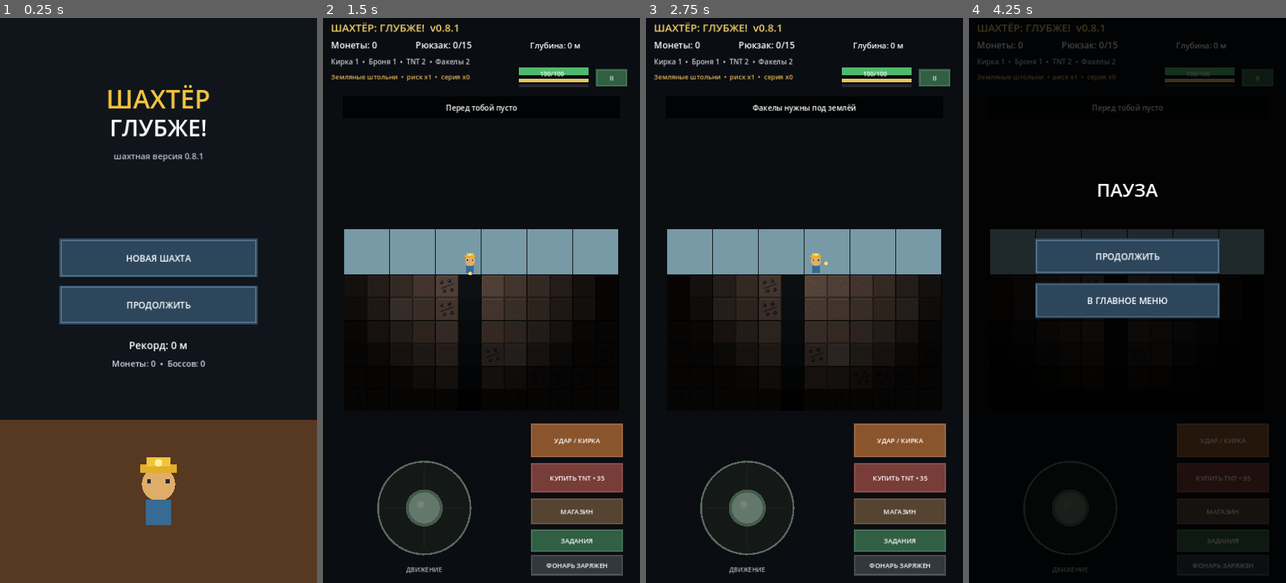
Above: before the commit, frames 1-4 (left to right).
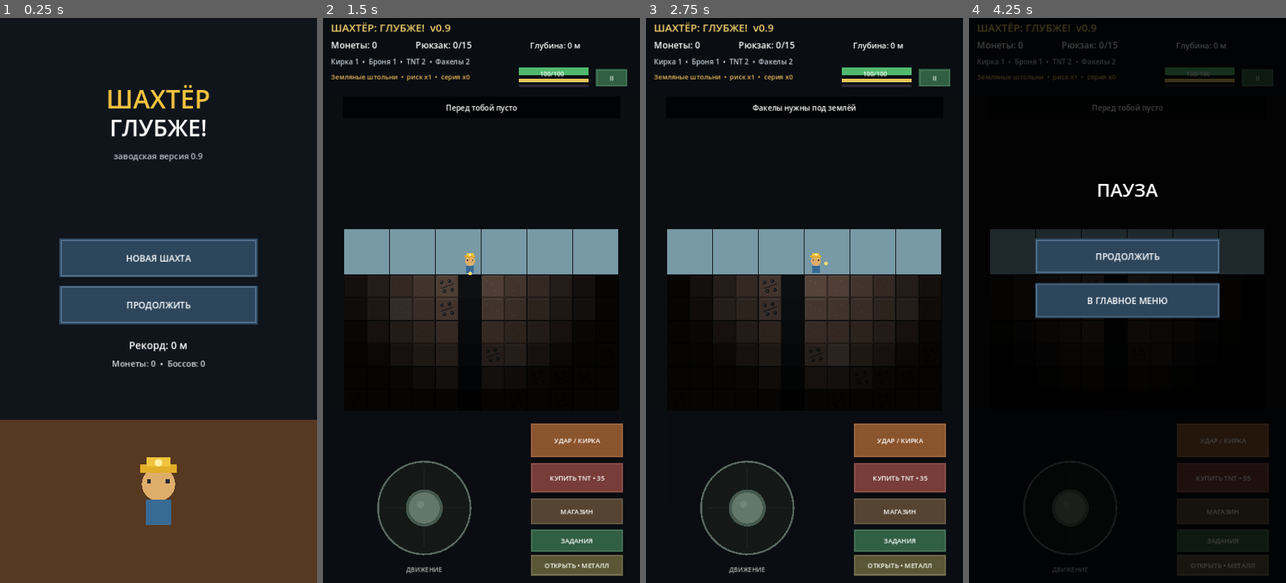
Above: after the commit, the same moments.

Repository: geodenix/miner-deeper
Game: Godot game, scene res://Main.tscn
The game is run twice, just before and just after one commit, with the same random seed, the same clock (stepped at 60 frames per second) and the same inputs.
Inputs (mouse positions are in pixels of both pictures, inside the frame that each line leads up to):
- Up to frame 1 (0.25 s): no input
- Up to frame 2 (1.5 s): tap Enter at 0.5 s; move the mouse to (551, 272) at 0.52 s; hold D 0.53-1.25 s; tap R at 0.6 s; click (551, 272) at 0.67 s; tap Space at 0.77, 1.25 s; drag from (418, 328) to (465, 413) at 1.27 s
- Up to frame 3 (2.75 s): tap Enter at 2 s; move the mouse to (836, 176) at 2.02 s; hold D from 2.03 s (still down); tap F at 2.1 s; click (836, 176) at 2.17 s; tap R at 2.3 s
- Up to frame 4 (4.25 s): release D at 2.75 s; tap Space at 2.75, 3.77 s; drag from (1111, 413) to (1032, 215) at 2.77 s; tap Enter at 3.5 s; move the mouse to (1222, 385) at 3.52 s; hold A from 3.53 s (still down); tap R at 3.6 s; click (1222, 385) at 3.67 s; tap Escape at 4.15 s

The runs differ from the first frame. In frame 1, 0.2% of the frame differs, in the area x 35-64%, y 23-26%; in frame 2, 1.1%, in the area x 38-95%, y 1-99%; in frame 3, 1.1%; in frame 4, less than 0.1%.

Commit message:
Add surface factories and mineral processing economy

Diff:
--- a/game/main.gd
+++ b/game/main.gd
@@ -18,7 +18,37 @@
 const JOYSTICK_INITIAL_REPEAT: float = 0.30
 const JOYSTICK_REPEAT: float = 0.18
 
-enum GameState { MENU, PLAY, SHOP, QUESTS, PAUSE, GAME_OVER }
+enum GameState { MENU, PLAY, SHOP, QUESTS, FACTORY, PAUSE, GAME_OVER }
+
+const FACTORIES: Array = [
+	{
+		"name":"УГОЛЬНАЯ ТЭЦ",
+		"short":"ТЭЦ",
+		"x":1,
+		"accepted":["coal"],
+		"prices":{"coal":8},
+		"base_seconds":12.0,
+		"seconds_per_unit":2.0
+	},
+	{
+		"name":"МЕТАЛЛУРГИЧЕСКИЙ ЗАВОД",
+		"short":"МЕТАЛЛ",
+		"x":6,
+		"accepted":["iron"],
+		"prices":{"iron":22},
+		"base_seconds":18.0,
+		"seconds_per_unit":3.0
+	},
+	{
+		"name":"ОБОГАТИТЕЛЬНЫЙ КОМБИНАТ",
+		"short":"КОМБИНАТ",
+		"x":10,
+		"accepted":["gold","diamond","ruby"],
+		"prices":{"gold":65,"diamond":190,"ruby":340},
+		"base_seconds":25.0,
+		"seconds_per_unit":4.0
+	}
+]
 
 var state: GameState = GameState.MENU
 var rng := RandomNumberGenerator.new()
@@ -65,6 +95,16 @@
 var torch_count: int = 2
 var torches: Dictionary = {}
 
+# v0.9 factories and processing economy
+var selected_factory: int = -1
+var factory_storage: Array = [
+	{"coal":0},
+	{"iron":0},
+	{"gold":0,"diamond":0,"ruby":0}
+]
+var factory_finish_time: Array = [0.0,0.0,0.0]
+var factory_pending_payout: Array = [0,0,0]
+
 var inventory: Dictionary = {
 	"coal": 0,
 	"iron": 0,
@@ -204,6 +244,15 @@
 func shop_battery_rect() -> Rect2:
 	return Rect2(70, 886, 580, 96)
 
+func factory_ore_rect(slot: int) -> Rect2:
+	return Rect2(70, 260 + slot * 125, 580, 105)
+
+func factory_start_rect() -> Rect2:
+	return Rect2(90, 690, 540, 82)
+
+func factory_claim_rect() -> Rect2:
+	return Rect2(90, 790, 540, 82)
+
 func back_rect() -> Rect2:
 	return Rect2(90, screen_h() - 120, 540, 78)
 
@@ -343,6 +392,120 @@
 	battery_level = float(battery_capacity)
 	say("Аккумулятор улучшен до " + str(battery_capacity))
 	save_all()
+
+func nearby_factory_index() -> int:
+	if player.y > SURFACE_ROW:
+		return -1
+	var best: int = -1
+	var best_dist: int = 999
+	for i in range(FACTORIES.size()):
+		var fx: int = int(FACTORIES[i]["x"])
+		var d: int = abs(player.x - fx)
+		if d <= 1 and d < best_dist:
+			best = i
+			best_dist = d
+	return best
+
+func factory_processing(index: int) -> bool:
+	if index < 0 or index >= FACTORIES.size():
+		return false
+	var finish: float = float(factory_finish_time[index])
+	return finish > Time.get_unix_time_from_system()
+
+func factory_ready(index: int) -> bool:
+	if index < 0 or index >= FACTORIES.size():
+		return false
+	var finish: float = float(factory_finish_time[index])
+	return finish > 0.0 and finish <= Time.get_unix_time_from_system() and int(factory_pending_payout[index]) > 0
+
+func factory_seconds_left(index: int) -> int:
+	if not factory_processing(index):
+		return 0
+	return maxi(0,int(ceil(float(factory_finish_time[index]) - Time.get_unix_time_from_system())))
+
+func factory_stored_units(index: int) -> int:
+	var total: int = 0
+	var storage: Dictionary = factory_storage[index]
+	for ore in storage.keys():
+		total += int(storage[ore])
+	return total
+
+func factory_stored_value(index: int) -> int:
+	var total: int = 0
+	var storage: Dictionary = factory_storage[index]
+	var prices: Dictionary = FACTORIES[index]["prices"]
+	for ore in storage.keys():
+		total += int(storage[ore]) * int(prices.get(ore,0))
+	return total
+
+func factory_transfer_all(index: int, ore: String) -> void:
+	if index < 0 or index >= FACTORIES.size():
+		return
+	var accepted: Array = FACTORIES[index]["accepted"]
+	if not accepted.has(ore):
+		say("Этот завод не принимает " + ore_name(ore))
+		return
+	var amount: int = int(inventory.get(ore,0))
+	if amount <= 0:
+		say("В рюкзаке нет: " + ore_name(ore))
+		return
+	var storage: Dictionary = factory_storage[index]
+	storage[ore] = int(storage.get(ore,0)) + amount
+	factory_storage[index] = storage
+	inventory[ore] = 0
+	say("Передано на завод: " + str(amount) + " × " + ore_name(ore))
+	save_all()
+
+func factory_start(index: int) -> void:
+	if index < 0 or index >= FACTORIES.size():
+		return
+	if factory_processing(index):
+		say("Завод уже перерабатывает партию")
+		return
+	if factory_ready(index):
+		say("Сначала забери готовую выплату")
+		return
+	var units: int = factory_stored_units(index)
+	if units <= 0:
+		say("Склад завода пуст")
+		return
+	var payout: int = factory_stored_value(index)
+	var data: Dictionary = FACTORIES[index]
+	var seconds: float = float(data["base_seconds"]) + float(units) * float(data["seconds_per_unit"])
+	seconds = minf(seconds,180.0)
+	factory_pending_payout[index] = payout
+	factory_finish_time[index] = Time.get_unix_time_from_system() + seconds
+	var storage: Dictionary = factory_storage[index]
+	for ore in storage.keys():
+		storage[ore] = 0
+	factory_storage[index] = storage
+	say("Переработка запущена • " + str(int(ceil(seconds))) + " сек.")
+	save_all()
+
+func factory_claim(index: int) -> void:
+	if index < 0 or index >= FACTORIES.size():
+		return
+	if factory_processing(index):
+		say("Партия ещё перерабатывается")
+		return
+	if not factory_ready(index):
+		say("Готовой выплаты пока нет")
+		return
+	var payout: int = int(factory_pending_payout[index])
+	coins += payout
+	factory_pending_payout[index] = 0
+	factory_finish_time[index] = 0.0
+	say("Завод выплатил +" + str(payout) + " монет")
+	save_all()
+
+func open_nearby_factory() -> void:
+	var idx: int = nearby_factory_index()
+	if idx < 0:
+		say("Подойди ближе к заводу")
+		return
+	release_joystick()
+	selected_factory = idx
+	state = GameState.FACTORY
 
 func cashout_multiplier() -> float:
 	var tiers: int = int(run_max_depth / 20)
@@ -515,7 +678,7 @@
 	release_joystick()
 	if state == GameState.PLAY:
 		state = GameState.PAUSE
-	elif state in [GameState.SHOP, GameState.QUESTS, GameState.PAUSE]:
+	elif state in [GameState.SHOP, GameState.QUESTS, GameState.FACTORY, GameState.PAUSE]:
 		state = GameState.PLAY
 	queue_redraw()
 
@@ -562,6 +725,24 @@
 			claim_quest()
 		elif back_rect().has_point(pos):
 			state = GameState.PLAY
+		queue_redraw()
+		return
+
+	if state == GameState.FACTORY:
+		if selected_factory >= 0 and selected_factory < FACTORIES.size():
+			var accepted: Array = FACTORIES[selected_factory]["accepted"]
+			for slot in range(accepted.size()):
+				if factory_ore_rect(slot).has_point(pos):
+					factory_transfer_all(selected_factory,str(accepted[slot]))
+					queue_redraw()
+					return
+			if factory_start_rect().has_point(pos):
+				factory_start(selected_factory)
+			elif factory_claim_rect().has_point(pos):
+				factory_claim(selected_factory)
+			elif back_rect().has_point(pos):
+				selected_factory = -1
+				state = GameState.PLAY
 		queue_redraw()
 		return
 
@@ -596,7 +777,10 @@
 		else:
 			use_potion()
 	elif light_rect().has_point(pos):
-		toggle_flashlight()
+		if player.y <= SURFACE_ROW:
+			open_nearby_factory()
+		else:
+			toggle_flashlight()
 	queue_redraw()
 
 func generate_mine() -> void:
@@ -789,13 +973,12 @@
 			return
 
 	if player.y <= SURFACE_ROW:
-		sell_all()
 		settle_contract()
 		hp = max_hp()
 		battery_level = float(battery_capacity)
 		flashlight_on = true
 		if message_time <= 0.0:
-			say("Поверхность: здоровье и аккумулятор восстановлены")
+			say("Поверхность: отвези добычу на нужный завод")
 
 	finish_turn()
 
@@ -1231,7 +1414,10 @@
 		"quest_index":quest_index,
 		"potions":potions,
 		"battery_capacity":battery_capacity,
-		"torch_count":torch_count
+		"torch_count":torch_count,
+		"factory_storage":factory_storage,
+		"factory_finish_time":factory_finish_time,
+		"factory_pending_payout":factory_pending_payout
 	}
 	var f := FileAccess.open(META_SAVE, FileAccess.WRITE)
 	if f:
@@ -1260,6 +1446,16 @@
 	torch_count = maxi(0,int(data.get("torch_count",2)))
 	battery_level = float(battery_capacity)
 
+	var loaded_storage = data.get("factory_storage",factory_storage)
+	if typeof(loaded_storage) == TYPE_ARRAY and loaded_storage.size() == FACTORIES.size():
+		factory_storage = loaded_storage
+	var loaded_finish = data.get("factory_finish_time",factory_finish_time)
+	if typeof(loaded_finish) == TYPE_ARRAY and loaded_finish.size() == FACTORIES.size():
+		factory_finish_time = loaded_finish
+	var loaded_payout = data.get("factory_pending_payout",factory_pending_payout)
+	if typeof(loaded_payout) == TYPE_ARRAY and loaded_payout.size() == FACTORIES.size():
+		factory_pending_payout = loaded_payout
+
 func save_mine() -> void:
 	if world.size() != ROWS:
 		return
@@ -1286,6 +1482,9 @@
 		}
 
 	var torch_data: Array = []
+	if player.y <= 7:
+		draw_surface_factories()
+
 	for tp in torches.keys():
 		torch_data.append({"x":tp.x,"y":tp.y})
 
@@ -1442,6 +1641,8 @@
 			draw_shop()
 		GameState.QUESTS:
 			draw_quests()
+		GameState.FACTORY:
+			draw_factory()
 		GameState.PAUSE:
 			draw_game()
 			draw_pause()
@@ -1455,7 +1656,7 @@
 	draw_rect(Rect2(0,h-370,BASE_W,370),Color("#573820"))
 	draw_string(ThemeDB.fallback_font,Vector2(0,205),"ШАХТЁР",HORIZONTAL_ALIGNMENT_CENTER,BASE_W,58,Color("#f3c43e"))
 	draw_string(ThemeDB.fallback_font,Vector2(0,268),"ГЛУБЖЕ!",HORIZONTAL_ALIGNMENT_CENTER,BASE_W,52,Color.WHITE)
-	draw_string(ThemeDB.fallback_font,Vector2(0,320),"шахтная версия 0.8.1",HORIZONTAL_ALIGNMENT_CENTER,BASE_W,19,Color("#b9c3cc"))
+	draw_string(ThemeDB.fallback_font,Vector2(0,320),"заводская версия 0.9",HORIZONTAL_ALIGNMENT_CENTER,BASE_W,19,Color("#b9c3cc"))
 	draw_menu_button(menu_new_rect(),"НОВАЯ ШАХТА")
 	draw_menu_button(menu_continue_rect(),"ПРОДОЛЖИТЬ")
 	draw_string(ThemeDB.fallback_font,Vector2(0,750),"Рекорд: "+str(maxi(0,max_depth-SURFACE_ROW))+" м",HORIZONTAL_ALIGNMENT_CENTER,BASE_W,23,Color.WHITE)
@@ -1586,7 +1787,7 @@
 
 func draw_hud() -> void:
 	draw_rect(Rect2(0,0,BASE_W,TOP_H),Color(0.04,0.05,0.07,0.97))
-	draw_string(ThemeDB.fallback_font,Vector2(18,31),"ШАХТЁР: ГЛУБЖЕ!  v0.8.1",HORIZONTAL_ALIGNMENT_LEFT,-1,24,Color("#f5d36b"))
+	draw_string(ThemeDB.fallback_font,Vector2(18,31),"ШАХТЁР: ГЛУБЖЕ!  v0.9",HORIZONTAL_ALIGNMENT_LEFT,-1,24,Color("#f5d36b"))
 	draw_string(ThemeDB.fallback_font,Vector2(18,69),"Монеты: "+str(coins),HORIZONTAL_ALIGNMENT_LEFT,-1,20,Color.WHITE)
 	draw_string(ThemeDB.fallback_font,Vector2(210,69),"Рюкзак: "+str(bag_used())+"/"+str(bag_capacity()),HORIZONTAL_ALIGNMENT_LEFT,-1,20,Color.WHITE)
 	draw_string(ThemeDB.fallback_font,Vector2(470,69),"Глубина: "+str(maxi(0,player.y-SURFACE_ROW))+" м",HORIZONTAL_ALIGNMENT_LEFT,-1,18,Color.WHITE)
@@ -1617,7 +1818,11 @@
 	draw_action_button(tnt_rect(),("КУПИТЬ TNT • 35" if player.y <= SURFACE_ROW else "TNT • "+str(tnt)),true,Color("#783d38"))
 	draw_action_button(shop_rect(),("МАГАЗИН" if player.y <= SURFACE_ROW else "ПОСТАВИТЬ ФАКЕЛ • "+str(torch_count)),true,Color("#554431"))
 	draw_action_button(quests_rect(),("ЗАДАНИЯ" if player.y <= SURFACE_ROW else "АПТЕЧКА • "+str(potions)),true,Color("#315f43"))
-	draw_action_button(light_rect(),("ФОНАРЬ ЗАРЯЖЕН" if player.y <= SURFACE_ROW else ("ФОНАРЬ: ВЫКЛ" if flashlight_on else "ФОНАРЬ: ВКЛ")),player.y > SURFACE_ROW,Color("#5b5635"))
+	var near_factory: int = nearby_factory_index()
+	var factory_label: String = "ЗАВОД • ПОДОЙДИ"
+	if near_factory >= 0:
+		factory_label = "ОТКРЫТЬ • " + str(FACTORIES[near_factory]["short"])
+	draw_action_button(light_rect(),factory_label if player.y <= SURFACE_ROW else ("ФОНАРЬ: ВЫКЛ" if flashlight_on else "ФОНАРЬ: ВКЛ"),near_factory >= 0 if player.y <= SURFACE_ROW else true,Color("#5b5635"))
 
 func draw_joystick() -> void:
 	var c: Vector2 = joystick_center()
@@ -1631,6 +1836,78 @@
 	draw_circle(knob,35.0,Color("#64776b"))
 	draw_circle(knob-Vector2(8,8),8.0,Color(1,1,1,0.10))
 	draw_string(ThemeDB.fallback_font,Vector2(c.x-80,c.y+145),"ДВИЖЕНИЕ",HORIZONTAL_ALIGNMENT_CENTER,160,14,Color("#aeb8b1"))
+
+func draw_surface_factories() -> void:
+	for i in range(FACTORIES.size()):
+		var data: Dictionary = FACTORIES[i]
+		var x: int = int(data["x"])
+		var ground: Vector2 = tile_pos(x,SURFACE_ROW)
+		var c: Vector2 = ground + Vector2(TILE*0.5,TILE*0.5)
+		var body: Color = Color("#4b5154")
+		if i == 0:
+			body = Color("#4f4b45")
+		elif i == 1:
+			body = Color("#555b60")
+		else:
+			body = Color("#444e59")
+
+		draw_rect(Rect2(c+Vector2(-35,-76),Vector2(70,64)),body)
+		draw_rect(Rect2(c+Vector2(-29,-68),Vector2(58,50)),body.lightened(0.08))
+		draw_rect(Rect2(c+Vector2(-24,-52),Vector2(13,18)),Color("#c99043"))
+		draw_rect(Rect2(c+Vector2(5,-52),Vector2(13,18)),Color("#c99043"))
+		draw_rect(Rect2(c+Vector2(-7,-35),Vector2(15,23)),Color("#262b2e"))
+		draw_rect(Rect2(c+Vector2(19,-104),Vector2(13,31)),Color("#5a5a57"))
+		draw_rect(Rect2(c+Vector2(17,-108),Vector2(17,5)),Color("#34383a"))
+
+		var status: Color = Color("#83898c")
+		if factory_ready(i):
+			status = Color("#62cf78")
+		elif factory_processing(i):
+			status = Color("#e1ad50")
+		draw_circle(c+Vector2(-24,-87),5,status)
+		draw_string(ThemeDB.fallback_font,c+Vector2(-48,-113),str(data["short"]),HORIZONTAL_ALIGNMENT_CENTER,96,11,Color("#e6e8e9"))
+
+func draw_factory() -> void:
+	if selected_factory < 0 or selected_factory >= FACTORIES.size():
+		state = GameState.PLAY
+		return
+	var data: Dictionary = FACTORIES[selected_factory]
+	draw_screen_bg(str(data["name"]))
+	draw_string(ThemeDB.fallback_font,Vector2(0,142),"РЮКЗАК → СКЛАД → ПЕРЕРАБОТКА → ДЕНЬГИ",HORIZONTAL_ALIGNMENT_CENTER,BASE_W,16,Color("#c9d0d5"))
+
+	var accepted: Array = data["accepted"]
+	var prices: Dictionary = data["prices"]
+	for slot in range(accepted.size()):
+		var ore: String = str(accepted[slot])
+		var r: Rect2 = factory_ore_rect(slot)
+		var storage: Dictionary = factory_storage[selected_factory]
+		draw_rect(r,Color("#232c31"))
+		draw_rect(r.grow(-3),Color("#465057"),false,2)
+		draw_string(ThemeDB.fallback_font,r.position+Vector2(18,31),ore_name(ore).to_upper(),HORIZONTAL_ALIGNMENT_LEFT,180,20,Color.WHITE)
+		draw_string(ThemeDB.fallback_font,r.position+Vector2(18,61),"В рюкзаке: "+str(int(inventory.get(ore,0)))+"  •  На складе: "+str(int(storage.get(ore,0))),HORIZONTAL_ALIGNMENT_LEFT,360,15,Color("#c7ced3"))
+		draw_string(ThemeDB.fallback_font,r.position+Vector2(18,87),str(int(prices.get(ore,0)))+" мон. после переработки",HORIZONTAL_ALIGNMENT_LEFT,300,14,Color("#e2bd61"))
+		draw_rect(Rect2(r.position+Vector2(390,18),Vector2(165,68)),Color("#554431"))
+		draw_string(ThemeDB.fallback_font,r.position+Vector2(390,58),"ПЕРЕЛОЖИТЬ ВСЁ",HORIZONTAL_ALIGNMENT_CENTER,165,13,Color.WHITE)
+
+	var stored: int = factory_stored_units(selected_factory)
+	var value: int = factory_stored_value(selected_factory)
+	draw_string(ThemeDB.fallback_font,Vector2(80,650),"На складе: "+str(stored)+" ед.  •  будущая выплата: "+str(value)+" мон.",HORIZONTAL_ALIGNMENT_LEFT,560,18,Color("#e5d8ae"))
+
+	if factory_processing(selected_factory):
+		draw_menu_button(factory_start_rect(),"ПЕРЕРАБОТКА • "+str(factory_seconds_left(selected_factory))+" сек.")
+	else:
+		draw_menu_button(factory_start_rect(),"ЗАПУСТИТЬ ПЕРЕРАБОТКУ")
+
+	if factory_ready(selected_factory):
+		draw_menu_button(factory_claim_rect(),"ЗАБРАТЬ "+str(int(factory_pending_payout[selected_factory]))+" МОНЕТ")
+	elif factory_processing(selected_factory):
+		draw_menu_button(factory_claim_rect(),"ПАРТИЯ ЕЩЁ НЕ ГОТОВА")
+	else:
+		draw_menu_button(factory_claim_rect(),"ГОТОВОЙ ВЫПЛАТЫ НЕТ")
+
+	draw_menu_button(back_rect(),"НАЗАД")
+	if message_time > 0.0:
+		draw_string(ThemeDB.fallback_font,Vector2(55,915),message,HORIZONTAL_ALIGNMENT_CENTER,610,17,Color.WHITE)
 
 func draw_hazard(r: Rect2, kind: String) -> void:
 	if kind == "lava":
